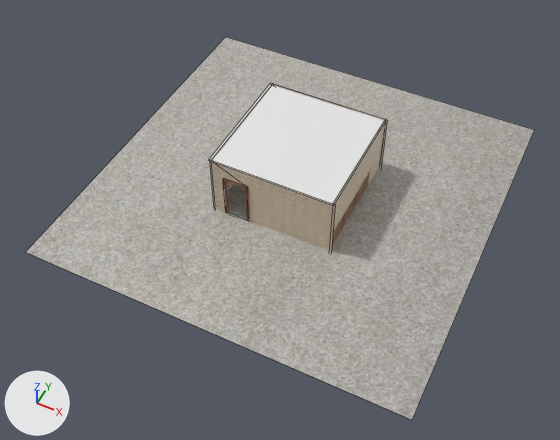
The FBX model Assets/Models/Scenery/Bancada.fbx: old version first, new version second.
Both versions are drawn from a camera (50 mm lens) standing at (30.8, -70.1, 83.5) and looking at (-3.0, -2.3, -1.2). Every picture has the same lights, and +X, +Y and +Z are marked at lower left. Mesh edges are drawn as thin lines on the coarser meshes. Where no turn or scale is listed for an object, it has been applied to the vertices. Vertices at the same position are counted once.

Objects in the first picture: 'Chão', 'Parede da esquerda', 'Parede de trás', 'Paredes da direita', 'Teto'.
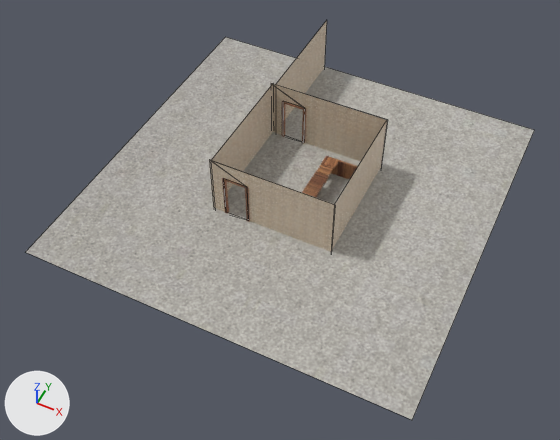
Edits to the bpy script that builds the scene:
```text
Add mat_parede_001:
    mat_parede_001 = principled_material('Parede.001')
    mat_parede_001.texture = img_wall_texture_jpg
Change me_plane_004:
    used by ob_parede_da_esquerda; location = (-12.3, 4.3, 4.2)
    verts and faces of me_plane_004; kept vertices keep their numbers, new ones are numbered from 9
    remove me_plane_004.from_pydata(...)  # 9 vertices, 2 faces; spans x -0.3..18.6, y -9.4, z -5.1..5.1
    add me_plane_004.from_pydata(...)  # 18 vertices, 4 faces; spans x -0.3..18.6, y -9.4, z -5.1..5.1
    me_plane_004 part 2
    add verts[9] = (-0.3, -9.4, 5.1)  # pixel (209, 159)
    add verts[10] = (-0.3, -9.4, -5.1)
    add verts[11] = (18.6, -9.4, 5.1)  # pixel (335, 204)
    add verts[12] = (18.6, -9.4, -5.1)
    add verts[13] = (5.5, -9.4, 2.4)  # pixel (246, 187)
    add verts[14] = (5.5, -9.4, -4.6)  # pixel (248, 220)
    add verts[15] = (1.9, -9.4, -4.6)  # pixel (226, 212)
    add verts[16] = (1.9, -9.4, 2.4)  # pixel (223, 178)
    add verts[17] = (5.5, -9.4, 2.4)  # pixel (246, 186)
    add faces += [(9, 10, 14, 15, 16, 13, 17), (9, 17, 13, 14, 10, 12, 11)]
Change me_plane_002:
    where me_plane_002.from_pydata(...)  # 9 vertices, 3 faces; spans x -0.3..18.6, y 9.2, z -5.1..5.1
    used by ob_paredes_da_direita; location = (-12.3, 4.3, 4.2)
    me_plane_002 part 1: the loose piece of 9 vertices spanning x -0.3..18.6, y 9.2, z -5.1..5.1 is copied, and the copy is moved by (0.0, 0.1, 0.0); it spans x -0.3..18.6, y 9.3, z -5.1..5.1
Add me_plane_001:
    me_plane_001.from_pydata(...)  # 4 vertices, 1 face; spans x 0.0, y -9.5..9.5, z -5.1..5.1
    me_plane_001.materials.append(mat_parede_001)  # picture img_wall_texture_jpg
Remove ob_teto:
    ob_teto = bpy.data.objects.new('Teto', me_plane_006)
    ob_teto.location = (-3.3, 4.3, 9.1)
Change ob_parede_de_trás:
    ob_parede_de_trás.location: (-12.3, 4.3, 4.2) -> (-12.0, 4.3, 4.2)
Add ob_corredor:
    ob_corredor = bpy.data.objects.new('Corredor', me_plane_001)
    ob_corredor.location = (-11.8, 23.2, 4.2)
```

Boxes [x1, y1, x2, y2] around the edits, measured in the pictures (560 x 440 px):
'Teto', deleted: before [208, 83, 386, 205]
'Paredes da direita', reshaped: before [271, 84, 387, 168]; after [271, 83, 387, 168]
'Parede de trás', moved: before [329, 119, 386, 248]; after [331, 121, 387, 249]
'Corredor', added (brown): after [276, 21, 327, 119]
part 1 of me_plane_002, added: after [271, 83, 387, 165]
part 2 of me_plane_004, added (brown): after [209, 160, 335, 252]
'Parede da frente', unchanged, uncovered by the edit: before [211, 85, 272, 201]; after [211, 85, 273, 201]
